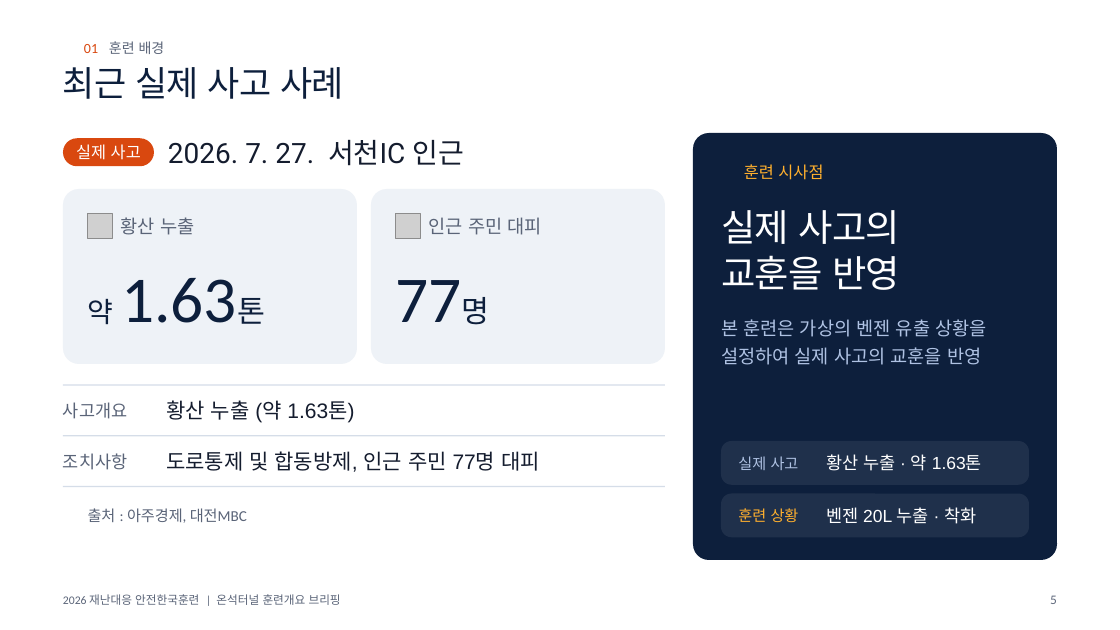
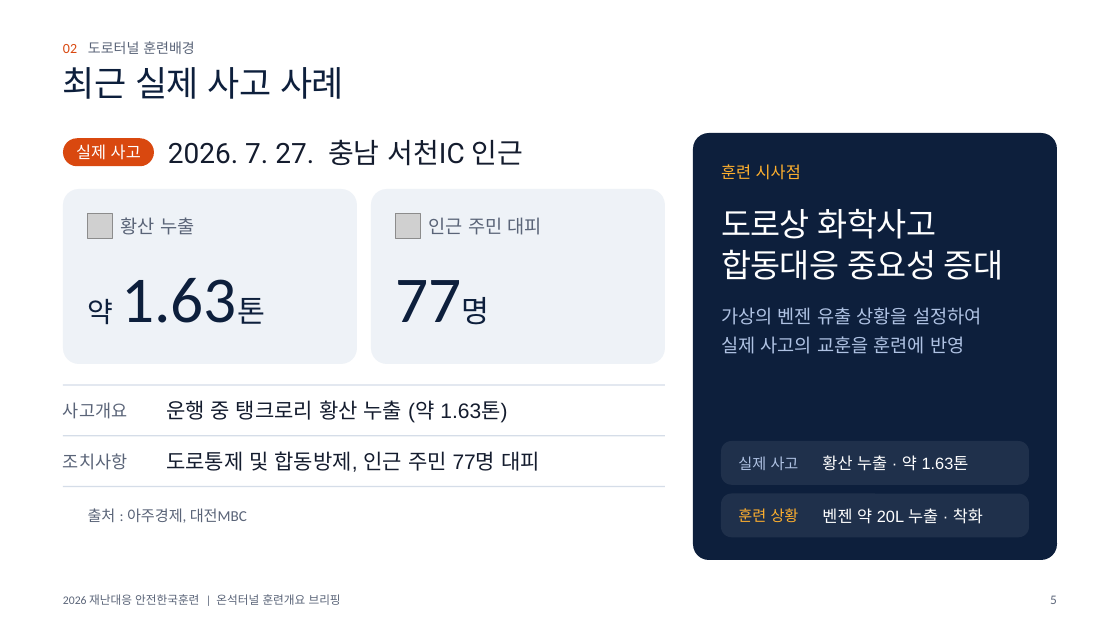
Before and after one commit to tmdgns5782-pixel/dcd, a slide deck: slide 5 of briefing/onseok-tunnel/onseok-briefing.pptx. Drawn at 1120x630 pixels with LibreOffice and Linux fonts; fonts in the diff are those of the drawing; grey boxes stand for pictures; background and template pictures are left out. Boxes give left, top, right and bottom in pixels: in the first picture for what was removed or moved away, otherwise in the second. Text is boxed around its words. In the diff, an @@ line names an element or a change of style, - is before the commit and + after.

```diff
--- a/briefing/onseok-tunnel/onseok-briefing.pptx
+++ b/briefing/onseok-tunnel/onseok-briefing.pptx
@@ text at [63,41,194,54]: text changed @@
-01 훈련 배경
+02 도로터널 훈련배경
@@ text at [168,139,524,166]: text changed @@
-2026. 7. 27. 서천IC 인근
+2026. 7. 27. 충남 서천IC 인근
@@ text "훈련 시사점": place and size @@
-text "훈련 시사점" at [744,164,823,180]
+text "훈련 시사점" at [721,164,801,180]
@@ text added at [721,209,1003,280], 28 pt, text #FFFFFF @@
+도로상 화학사고
+합동대응 중요성 증대
@@ text removed at [721,210,900,290] @@
-실제 사고의
-교훈을 반영
@@ text at [721,307,982,354]: text changed @@
-본 훈련은 가상의 벤젠 유출 상황을
-설정하여 실제 사고의 교훈을 반영
+가상의 벤젠 유출 상황을 설정하여
+실제 사고의 교훈을 훈련에 반영
@@ text at [166,400,507,423]: text changed @@
-황산 누출 (약 1.63톤)
+운행 중 탱크로리 황산 누출 (약 1.63톤)
@@ text "황산 누출 · 약 1.63톤" at [822,455,969,471]: size 15 to 14 pt @@
@@ text at [822,508,983,524]: text changed; size 15 to 14 pt @@
-벤젠 20L 누출 · 착화
+벤젠 약 20L 누출 · 착화
```
Also in this commit, not shown: 13 other slides changed, 4 other files.
